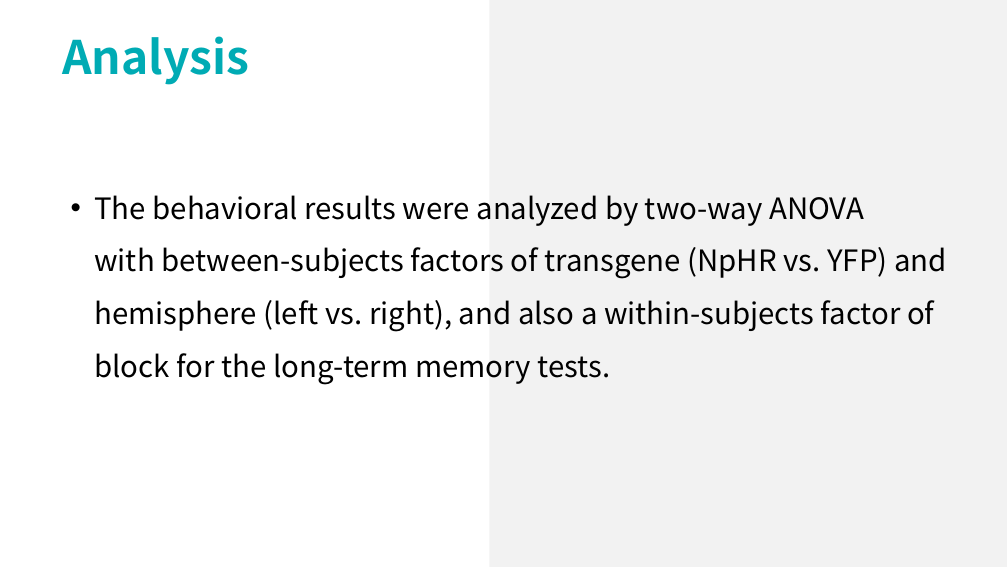
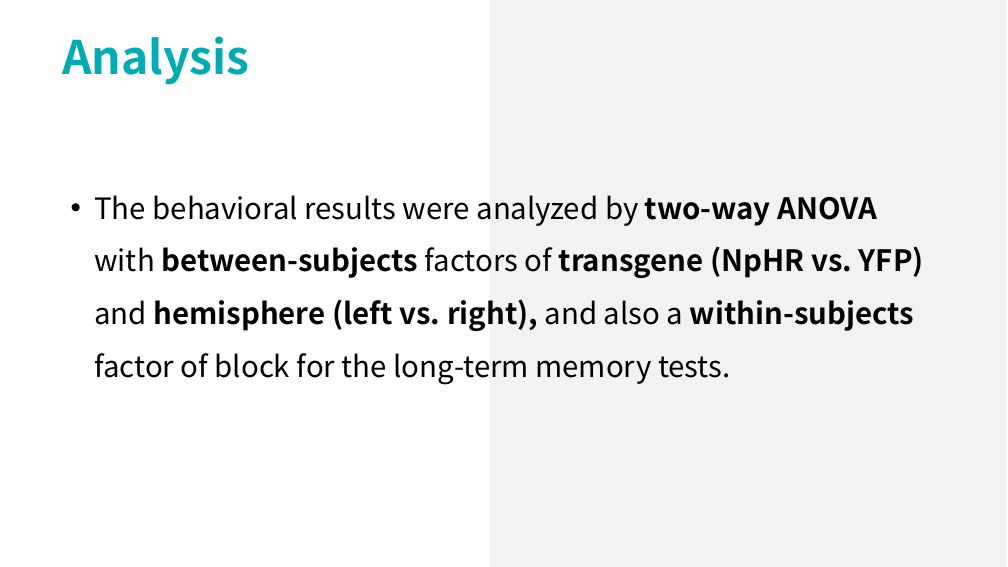
Before and after one commit to lsyoath/sheepy, a slide deck: slide 12 of Event/Lateralization.pptx. Drawn at 1008x567 pixels with LibreOffice and Linux fonts; fonts in the diff are those of the drawing. Boxes give left, top, right and bottom in pixels: in the first picture for what was removed or moved away, otherwise in the second. Text is boxed around its words. In the diff, an @@ line names an element or a change of style, - is before the commit and + after.

Commit message:
1145

```diff
--- a/Event/Lateralization.pptx
+++ b/Event/Lateralization.pptx
@@ text "The behavioral results were analyzed ..." at [94, 195, 924, 385]: bold on in "two-way ANOVA between-subjects transgene (NpHR vs. YFP) ..." @@
```
